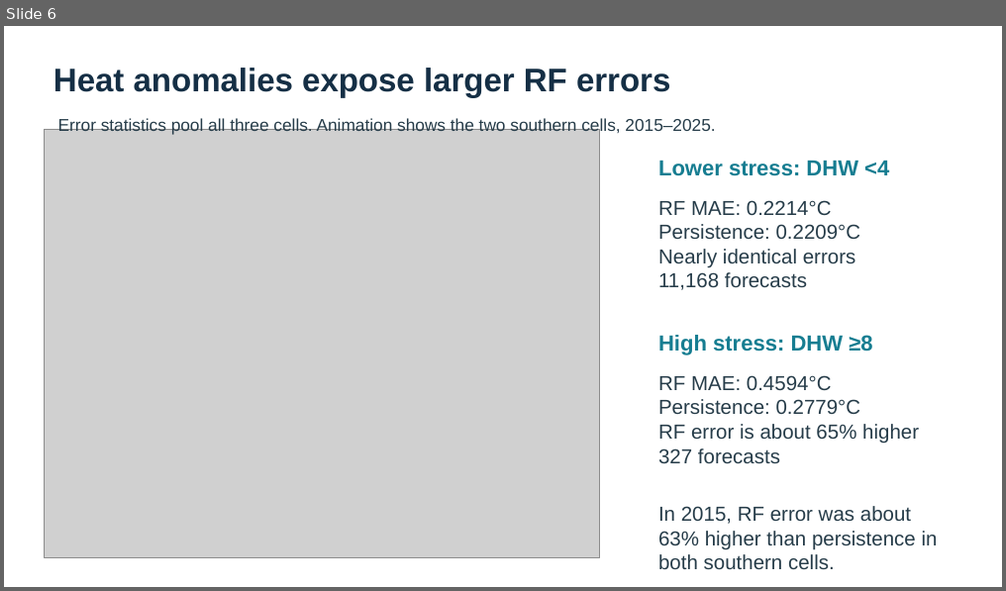
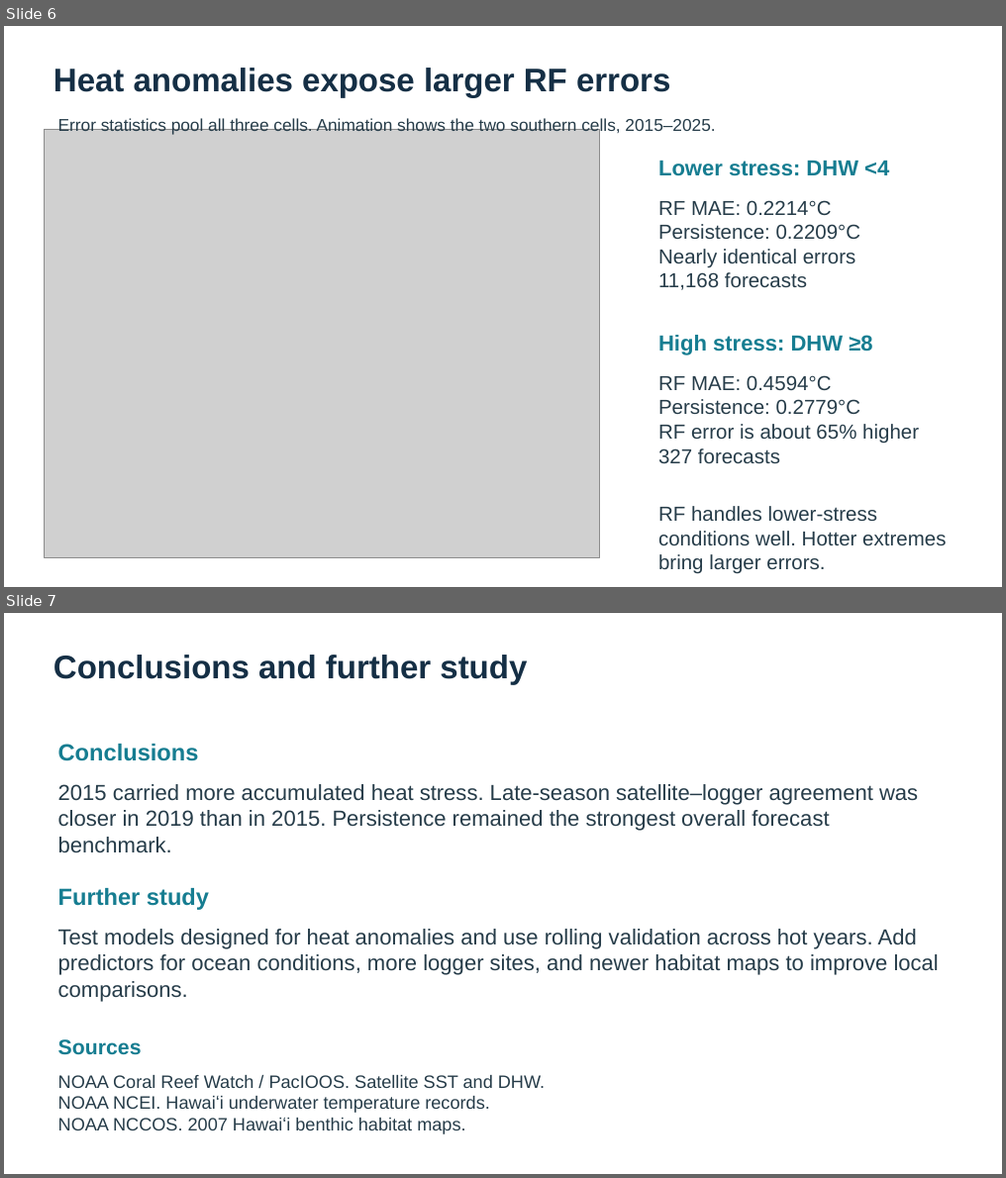
Before and after one commit to drwbkr1/West-Hawaii-Heat-Stress-ASM540, a slide deck: GISProjectDrewBaker/Documentation/GISPresentationDrewBaker.pptx. Shown one above the other, each under a label of ours: slide 6 before the commit, slides 6 and 7 after it. The pictures are 1006x591 and 1006x1178 pixels, drawn with LibreOffice and Linux fonts; fonts in the diff are those of the drawing; grey boxes stand for pictures. Boxes give left, top, right and bottom in pixels: in the first picture for what was removed or moved away, otherwise in the second. Text is boxed around its words. In the diff, an @@ line names an element or a change of style, - is before the commit and + after.

```diff
--- a/GISProjectDrewBaker/Documentation/GISPresentationDrewBaker.pptx
+++ b/GISProjectDrewBaker/Documentation/GISPresentationDrewBaker.pptx
@@ slide 7 added at (x1=4, y1=613, x2=1002, y2=1174), background #FFFFFF @@
@@ text added at (x1=54, y1=655, x2=527, y2=685), 31.5 pt, text #152F45, bold @@
+Conclusions and further study
@@ text added at (x1=58, y1=744, x2=199, y2=761), 22.5 pt, text #167D91, bold @@
+Conclusions
@@ text added at (x1=58, y1=784, x2=918, y2=854), 21 pt, text #263C49 @@
+2015 carried more accumulated heat stress. Late-season satellite–logger agreement was closer in 2019 than in 2015. Persistence remained the strongest overall forecast benchmark.
@@ text added at (x1=58, y1=888, x2=209, y2=910), 22.5 pt, text #167D91, bold @@
+Further study
@@ text added at (x1=58, y1=929, x2=939, y2=1002), 21 pt, text #263C49 @@
+Test models designed for heat anomalies and use rolling validation across hot years. Add predictors for ocean conditions, more logger sites, and newer habitat maps to improve local comparisons.
@@ text added at (x1=58, y1=1040, x2=142, y2=1056), 20.2 pt, text #167D91, bold @@
+Sources
@@ text added at (x1=58, y1=1075, x2=545, y2=1135), 17.2 pt, text #263C49 @@
+NOAA Coral Reef Watch / PacIOOS. Satellite SST and DHW.
+NOAA NCEI. Hawaiʻi underwater temperature records.
+NOAA NCCOS. 2007 Hawaiʻi benthic habitat maps.
@@ slide 6 changed as well @@
@@ text at (x1=658, y1=506, x2=945, y2=574): text changed @@
-In 2015, RF error was about 63% higher than persistence in both southern cells.
+RF handles lower-stress conditions well. Hotter extremes bring larger errors.
```
Also in this commit, not shown: 4 other slides changed, 1 other slide added, 1 slide removed, 1 other file.
